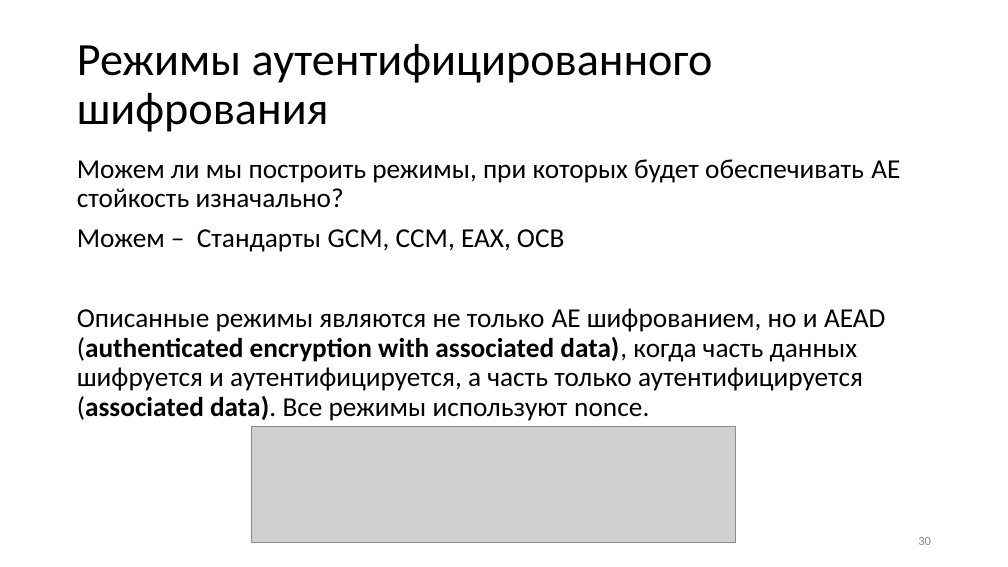
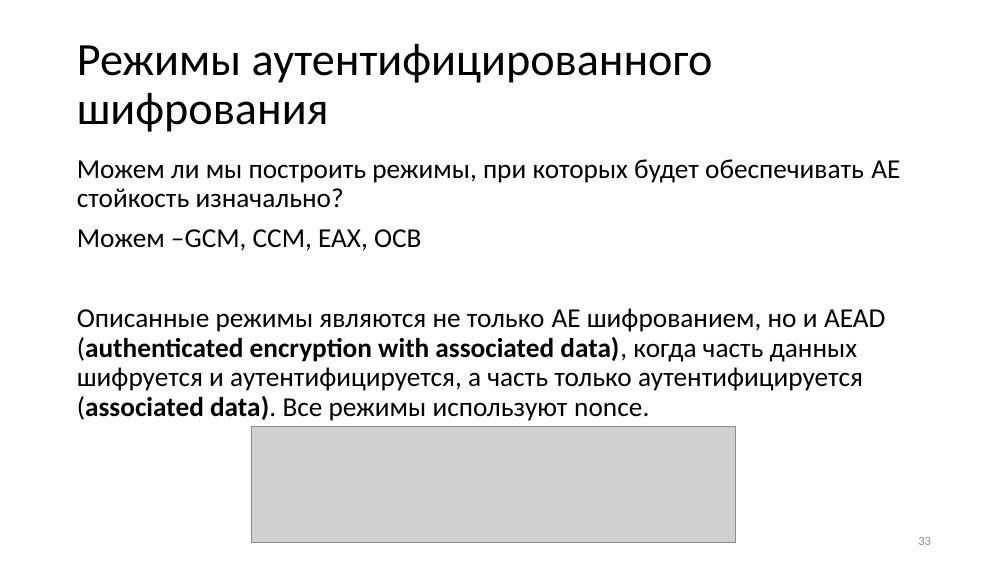
Before and after one commit to GeorgyFirsov-s-forks/CryptoLectures, a slide deck: slide 33 of Lectures/Lecture12.pptx (slide 30 before the commit). Drawn at 1008x567 pixels with LibreOffice and Linux fonts; fonts in the diff are those of the drawing; grey boxes stand for pictures. Boxes give left, top, right and bottom in pixels: in the first picture for what was removed or moved away, otherwise in the second. Text is boxed around its words. In the diff, an @@ line names an element or a change of style, - is before the commit and + after.

```diff
--- a/Lectures/Lecture12.pptx
+++ b/Lectures/Lecture12.pptx
@@ text at (77,229,421,251): text changed @@
-Можем – Стандарты GCM, CCM, EAX, OCB
+Можем –GCM, CCM, EAX, OCB
@@ page number at (918,537,931,545): text changed @@
-30
+33
```
Also in this commit, not shown: 12 other slides changed, 6 slides added, 3 slides removed, 3 other files.
